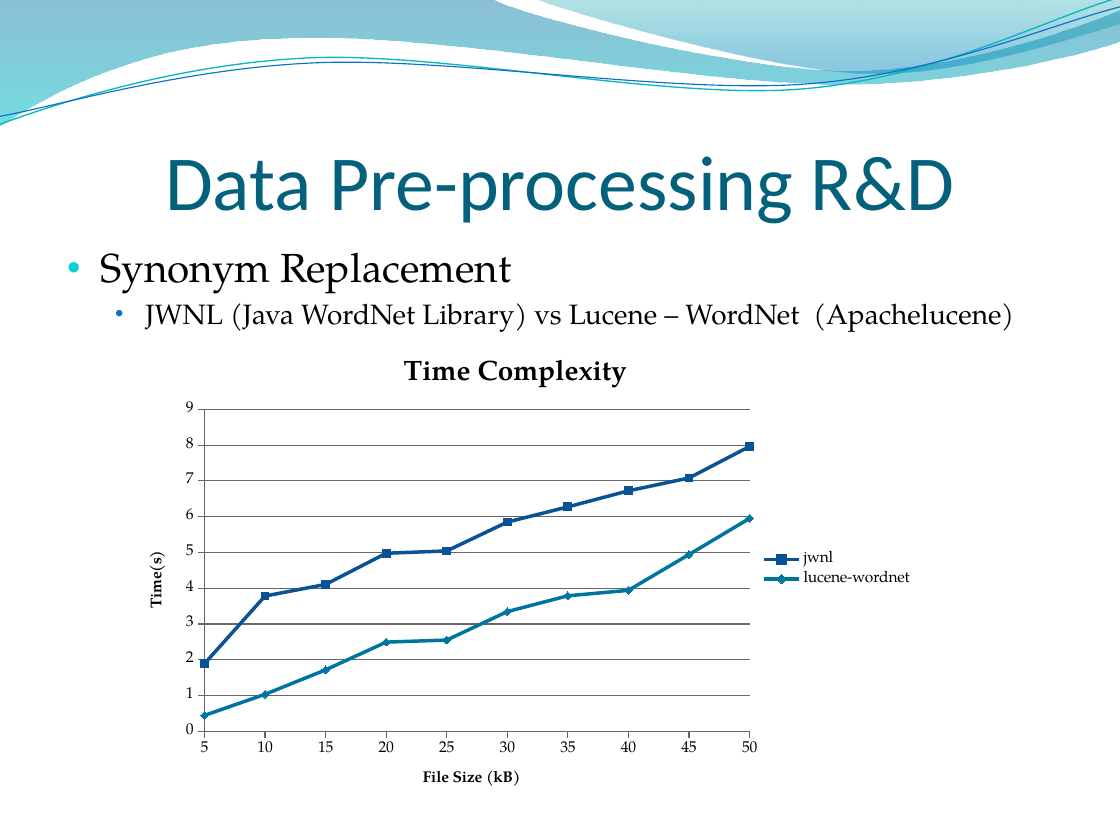
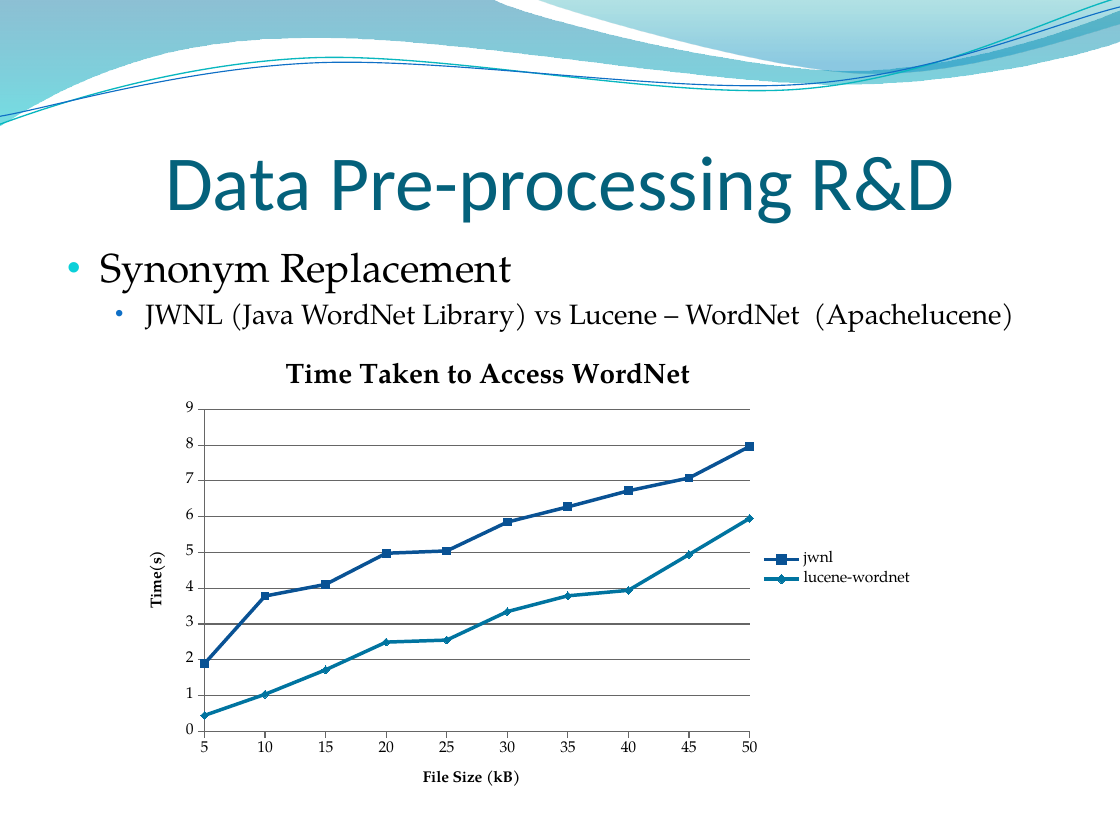
Before and after one commit to rohan501206/project-plagiabust, a slide deck: slide 24 of project docs/Final Presentation.pptx (slide 23 before the commit). Drawn at 1120x840 pixels with LibreOffice and Linux fonts; fonts in the diff are those of the drawing; background and template pictures are left out. Boxes give left, top, right and bottom in pixels: in the first picture for what was removed or moved away, otherwise in the second. Text is boxed around its words. In the diff, an @@ line names an element or a change of style, - is before the commit and + after.

```diff
--- a/project docs/Final Presentation.pptx
+++ b/project docs/Final Presentation.pptx
@@ line chart at (112,345,924,793) @@
@@ title "Time Complexity" to "Time Taken to Access WordNet" @@
```
Also in this commit, not shown: 6 other slides changed, 1 slide added.
